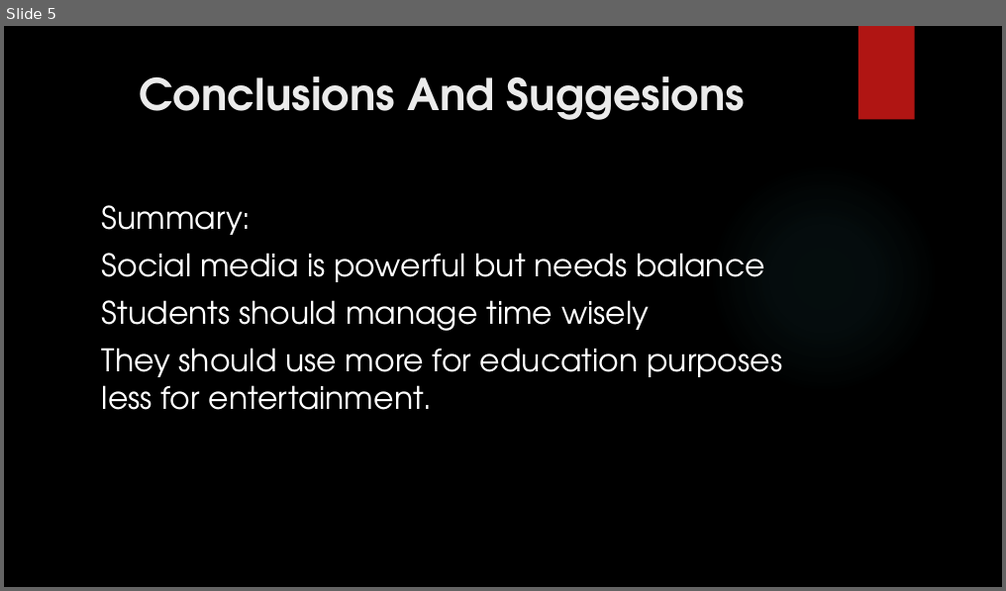
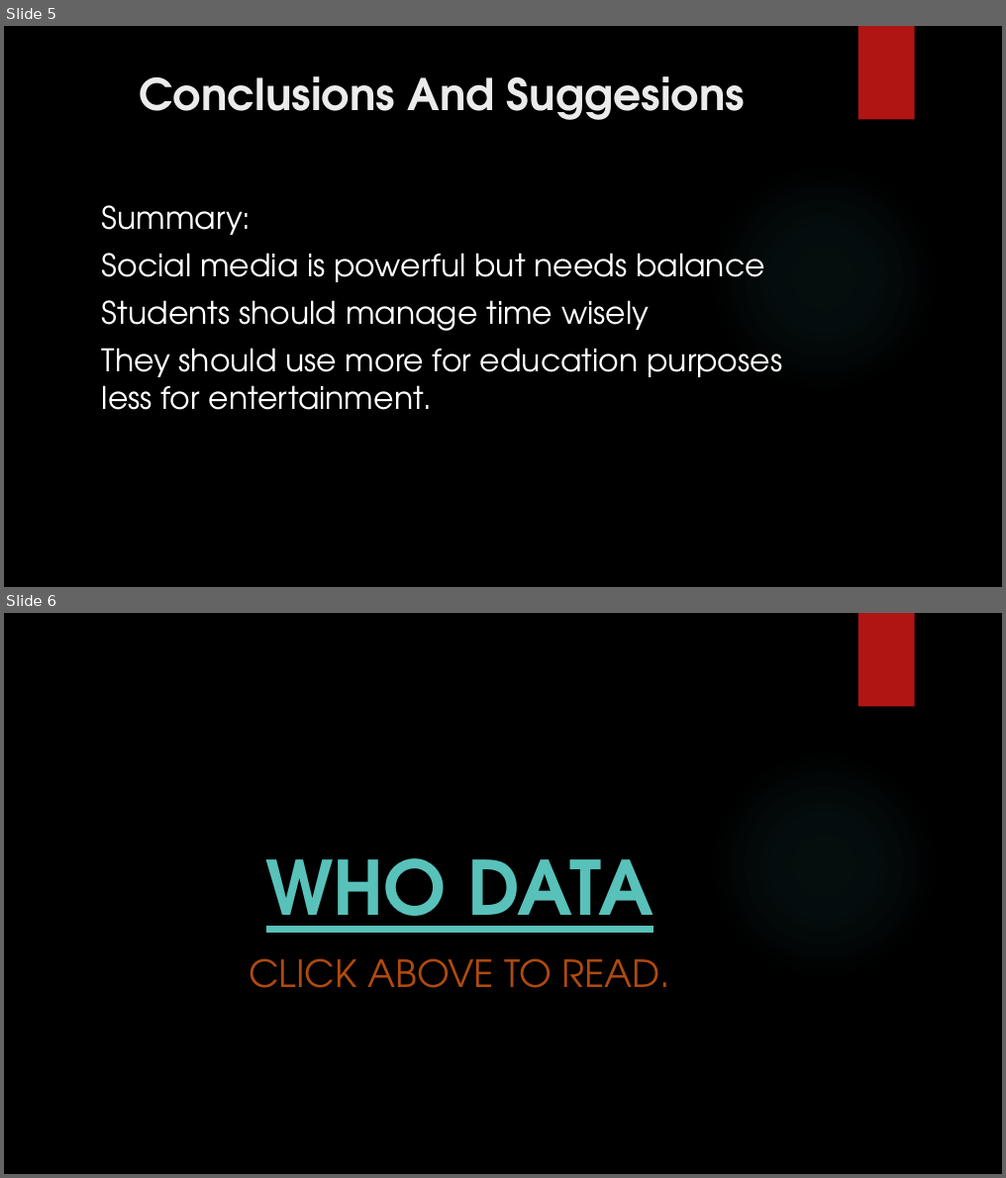
Before and after one commit to mohammad-saif09/week3repo, a slide deck: The Impact Of Social Media On Students.pptx. Shown one above the other, each under a label of ours: slide 5 before the commit, slides 5 and 6 after it. The pictures are 1006x591 and 1006x1178 pixels, drawn with LibreOffice and Linux fonts; fonts in the diff are those of the drawing; background and template pictures are left out. Boxes give left, top, right and bottom in pixels: in the first picture for what was removed or moved away, otherwise in the second. Text is boxed around its words. In the diff, an @@ line names an element or a change of style, - is before the commit and + after.

```diff
--- a/The Impact Of Social Media On Students.pptx
+++ b/The Impact Of Social Media On Students.pptx
@@ slide 6 added at (4,613,1002,1174), background picture (left out); not listed: 2 template elements that a slide beside it also shows @@
@@ title added at (266,859,653,933), 72 pt, text #58C1BA, bold, underline @@
+WHO DATA
@@ subtitle added at (249,959,671,988), 36 pt, text #B04A0D @@
+CLICK ABOVE TO READ.
```
Also in this commit, not shown: 1 slide changed.
